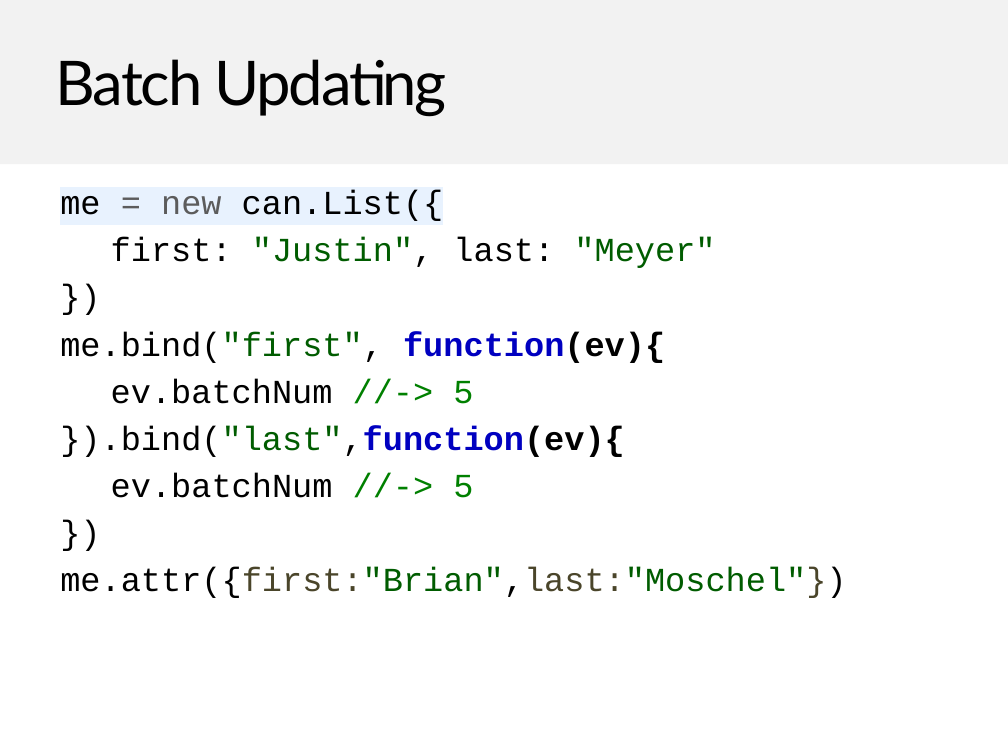
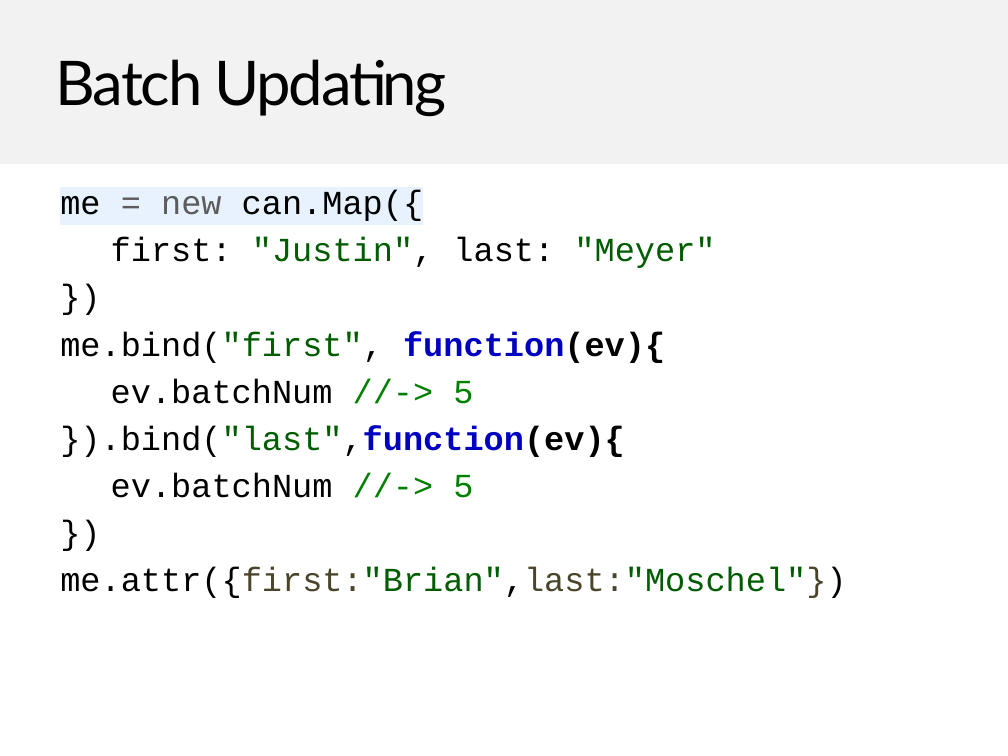
Before and after one commit to canjs/can-meetup, a slide deck: slide 80 of 2_map_and_list/canjs-map-list.pptx. Drawn at 1008x756 pixels with LibreOffice and Linux fonts; fonts in the diff are those of the drawing; background and template pictures are left out. Boxes give left, top, right and bottom in pixels: in the first picture for what was removed or moved away, otherwise in the second. Text is boxed around its words. In the diff, an @@ line names an element or a change of style, - is before the commit and + after.

```diff
--- a/2_map_and_list/canjs-map-list.pptx
+++ b/2_map_and_list/canjs-map-list.pptx
@@ text at [60,190,424,221]: text changed @@
-me = new can.List({
+me = new can.Map({
```
Also in this commit, not shown: 4 other slides changed, 5 other files.
